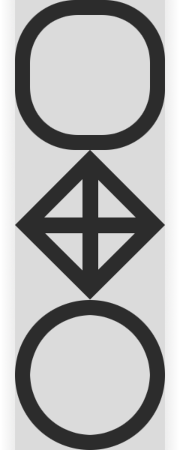
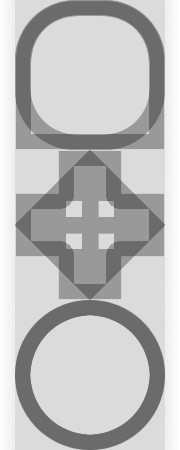
Layers edited between the first and the second 180px x 450px image:
"Icons": opacity 100% → 30%, painted on it over 15, 0, 165, 450
added layer "Icons2" (30%) above "Background" over 15, 0, 165, 450
